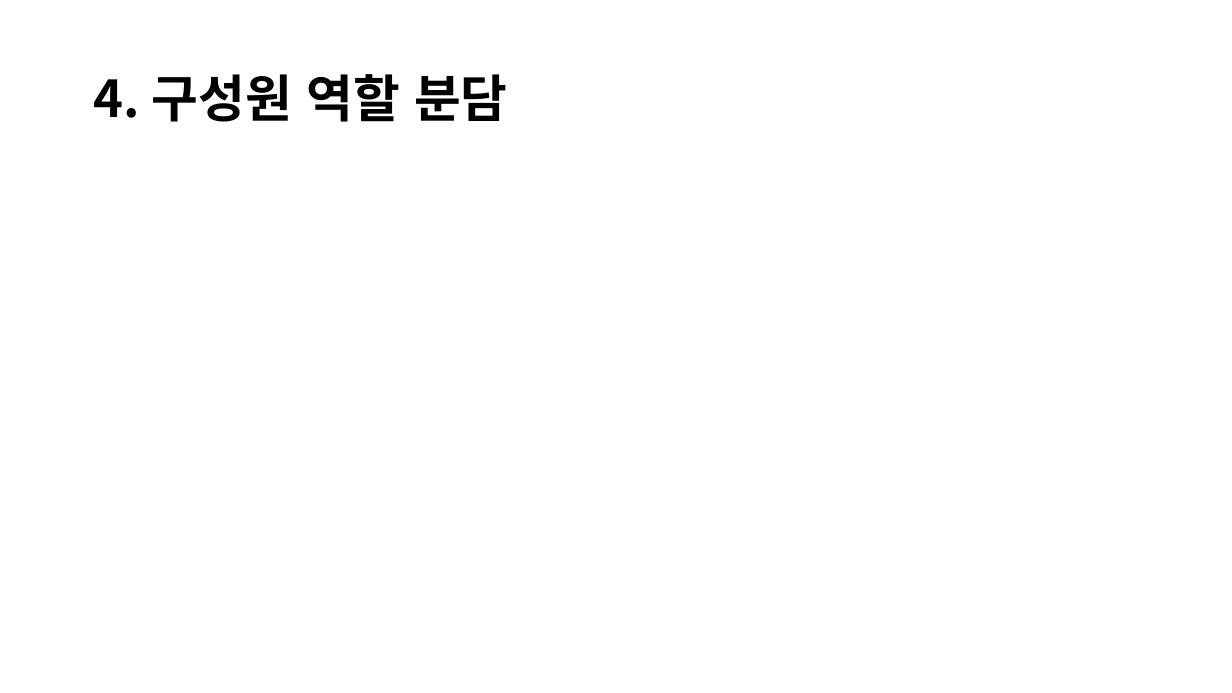
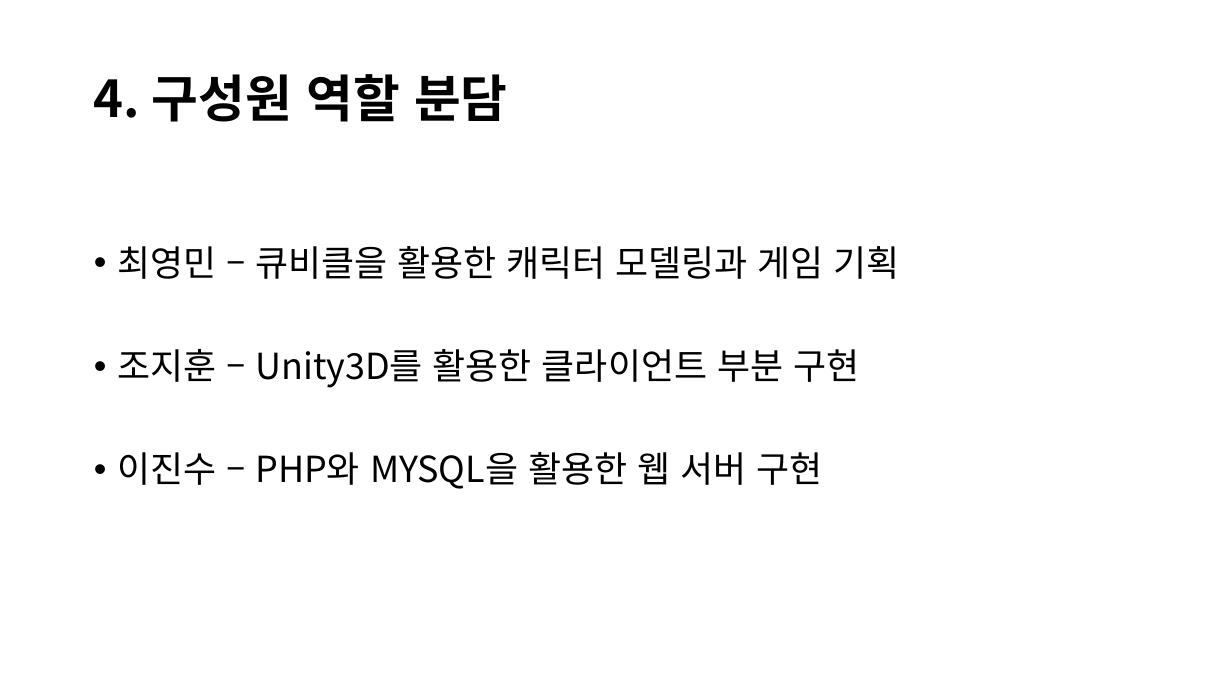
Before and after one commit to JinsooLee-Testing/aww, a slide deck: slide 6 of 기획문서/Aww_중간발표.pptx. Drawn at 1232x693 pixels with LibreOffice and Linux fonts; fonts in the diff are those of the drawing. Boxes give left, top, right and bottom in pixels: in the first picture for what was removed or moved away, otherwise in the second. Text is boxed around its words. In the diff, an @@ line names an element or a change of style, - is before the commit and + after.

Commit message:
<중간발표 PPT 기초 골격 잡기 - 목차에 따른 각 파트별 역할에 대해 적는중>

```diff
--- a/기획문서/Aww_중간발표.pptx
+++ b/기획문서/Aww_중간발표.pptx
@@ text added at [117, 246, 900, 489], 28 pt, text #000000 @@
+• 최영민 – 큐비클을 활용한 캐릭터 모델링과 게임 기획
+• 조지훈 – Unity3D를 활용한 클라이언트 부분 구현
+• 이진수 – PHP와 MYSQL을 활용한 웹 서버 구현
```
Also in this commit, not shown: 4 other slides changed, 2 slides added.
